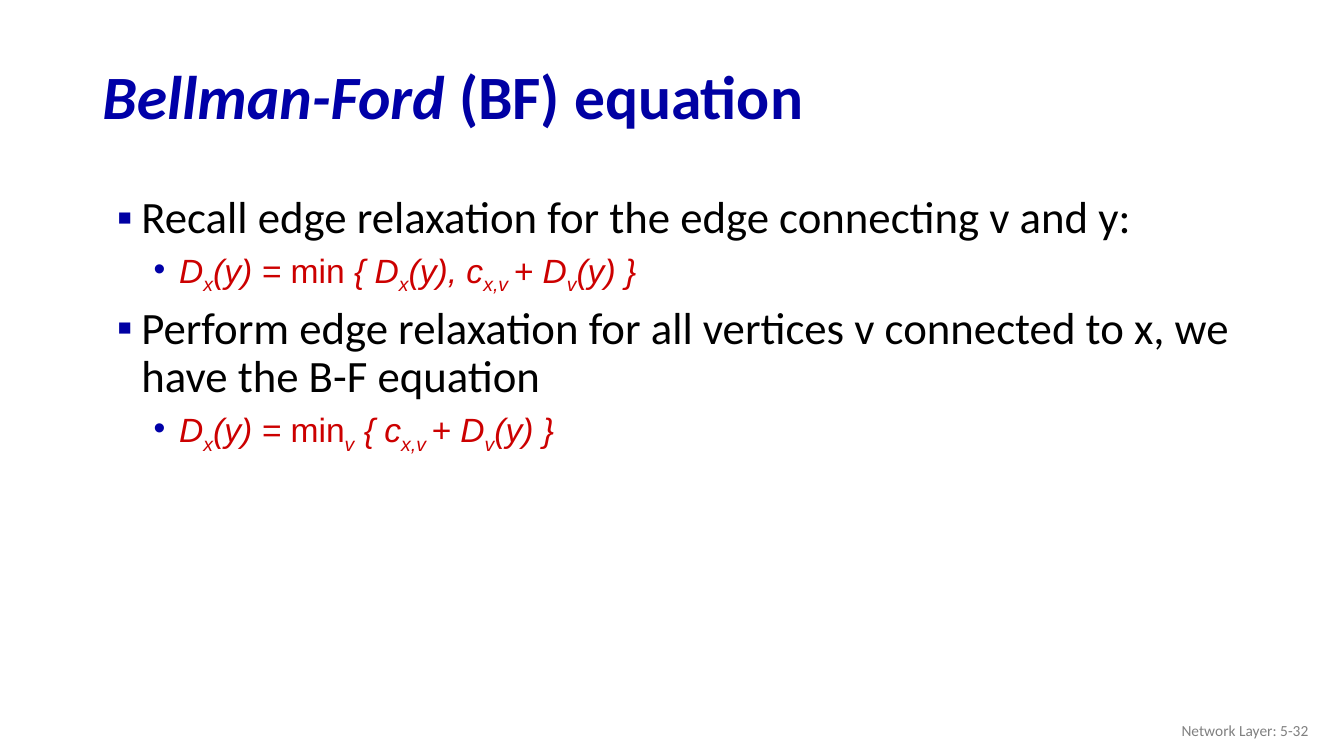
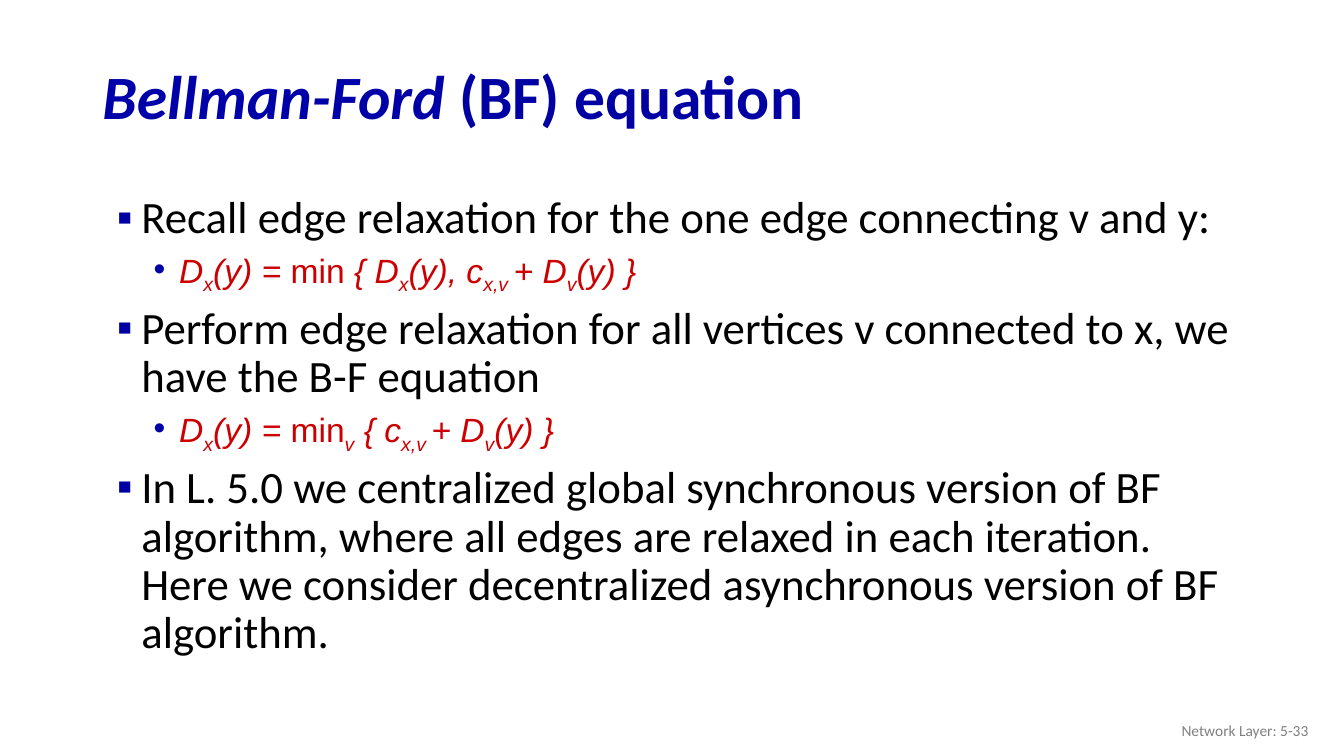
Before and after one commit to guhofstra/CSC175, a slide deck: slide 33 of PPTs/5.1 5.2 Control Plan Routing Protocols.pptx (slide 32 before the commit). Drawn at 1344x756 pixels with LibreOffice and Linux fonts; fonts in the diff are those of the drawing. Boxes give left, top, right and bottom in pixels: in the first picture for what was removed or moved away, otherwise in the second. Text is boxed around its words. In the diff, an @@ line names an element or a change of style, - is before the commit and + after.

```diff
--- a/PPTs/5.1 5.2 Control Plan Routing Protocols.pptx
+++ b/PPTs/5.1 5.2 Control Plan Routing Protocols.pptx
@@ text at box(141, 202, 1210, 241): text changed @@
-▪ Recall edge relaxation for the edge connecting v and y:
+▪ Recall edge relaxation for the one edge connecting v and y:
@@ text at box(141, 472, 1218, 656): paragraph added @@
+▪ In L. 5.0 we centralized global synchronous version of BF algorithm, where all edges are relaxed in each iteration. Here we consider decentralized asynchronous version of BF algorithm.
@@ text at box(1182, 725, 1308, 739): text changed @@
-Network Layer: 5-32
+Network Layer: 5-33
```
Also in this commit, not shown: 4 other slides changed, 2 slides added, 1 other file.
